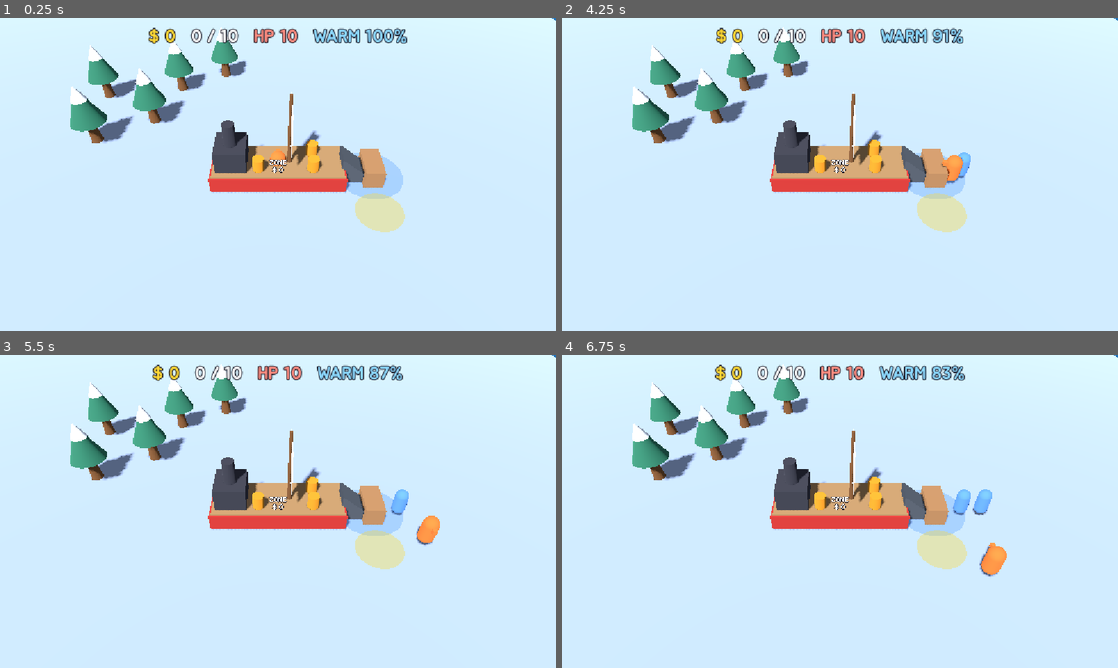
Above: before the commit, frames 1-4 (two rows, left to right).
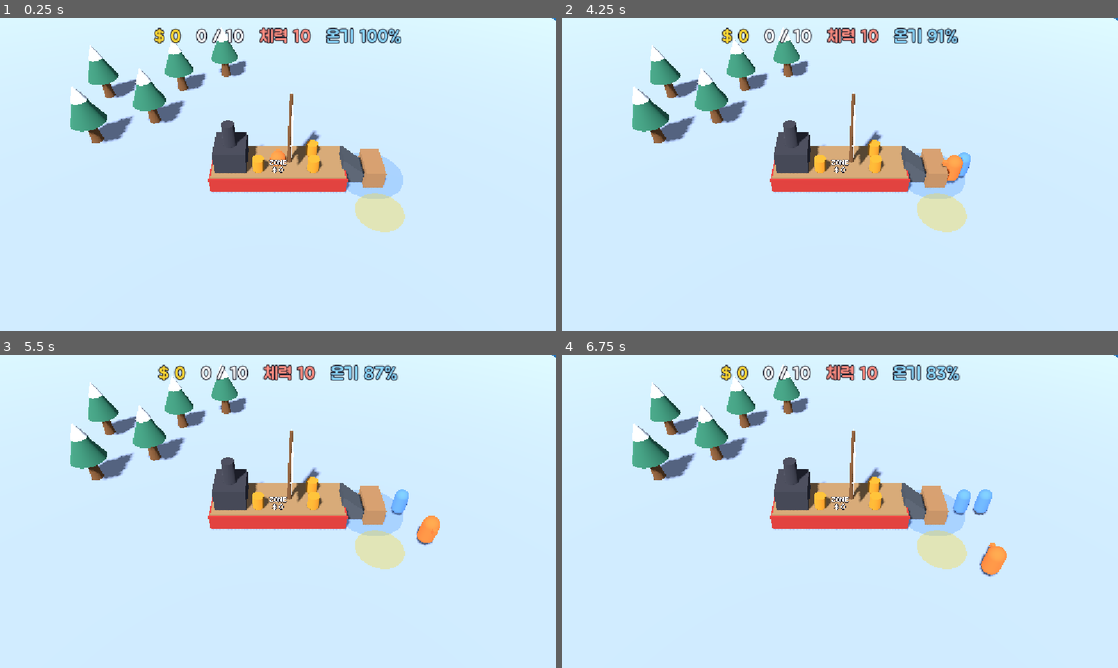
Above: after the commit, the same moments.

Repository: kimpro4214/FrostCamp
Game: Godot game, scene res://frost_camp/scenes/main.tscn
Two runs of this game, one before a commit and one after it. Both use one fixed random seed, a clock stepped at 60 frames per second and the inputs below.
Inputs (mouse positions are in pixels of both pictures, inside the frame that each line leads up to):
- Up to frame 1 (0.25 s): no input
- Up to frame 2 (4.25 s): tap Enter at 0.5 s; move the mouse to (962, 158) at 0.52 s; hold D 0.53-1.25 s; click (962, 158) at 0.67 s; drag from (728, 190) to (812, 237) at 1.27 s; move the mouse to (895, 105) at 2.02 s; hold D 2.03-2.75 s; drag from (812, 237) to (673, 127) at 2.77 s; move the mouse to (1006, 221) at 3.52 s; hold A from 3.53 s (still down)
- Up to frame 3 (5.5 s): release A at 4.25 s; drag from (111, 464) to (194, 433) at 4.27 s; move the mouse to (305, 511) at 5.02 s; hold S from 5.03 s (still down); click (305, 511) at 5.17 s
- Up to frame 4 (6.75 s): release S at 5.75 s; drag from (756, 433) to (728, 527) at 5.77 s; move the mouse to (962, 495) at 6.52 s; hold W from 6.53 s (still down)

The runs differ from the first frame. In frame 1, 1.7% of the frame differs, in the area x 26-74%, y 2-9%; in frame 2, 1.6%; in frame 3, 1.6%; in frame 4, 1.6%.
Error in both runs: Invalid call to function 'setup' in base 'Node3D (zone_view.gd)'. Expected 3 argument(s). (res://frost_camp/scenes/main.gd:40)

Commit message:
feat: 프로스트 캠프 HUD와 결과 화면 문구를 한글로 변경

Diff:
--- a/frost_camp/ui/hud.gd
+++ b/frost_camp/ui/hud.gd
@@ -21,15 +21,15 @@
 	_stack_label.text = "%d / %d" % [stack.items.size(), stack.capacity]
 	var player := sim.player
 	if player.dazed_left > 0.0:
-		_hp_label.text = "DAZED %.1f" % player.dazed_left
+		_hp_label.text = "기절 %.1f" % player.dazed_left
 		_hp_label.modulate = Color(0.7, 0.7, 0.75)
 	else:
-		_hp_label.text = "HP %d" % ceili(player.hp)
+		_hp_label.text = "체력 %d" % ceili(player.hp)
 		_hp_label.modulate = Color.WHITE
 	if player.warmth <= 0.0:
-		_warmth_label.text = "FROZEN"
+		_warmth_label.text = "꽁꽁 얼었다"
 	else:
-		_warmth_label.text = "WARM %d%%" % ceili(player.warmth / player.max_warmth * 100.0)
+		_warmth_label.text = "온기 %d%%" % ceili(player.warmth / player.max_warmth * 100.0)
 
 
 ## 돈이 들어오면 숫자가 툭 커졌다가 돌아온다.
--- a/frost_camp/ui/hud.tscn
+++ b/frost_camp/ui/hud.tscn
@@ -49,7 +49,7 @@
 theme_override_colors/font_outline_color = Color(0.1, 0.1, 0.15, 1)
 theme_override_constants/outline_size = 8
 theme_override_font_sizes/font_size = 36
-text = "HP 10"
+text = "체력 10"
 
 [node name="Warmth" type="Label" parent="Top"]
 layout_mode = 2
@@ -57,4 +57,4 @@
 theme_override_colors/font_outline_color = Color(0.1, 0.1, 0.15, 1)
 theme_override_constants/outline_size = 8
 theme_override_font_sizes/font_size = 36
-text = "WARM 100%"
+text = "온기 100%"
--- a/frost_camp/ui/result.gd
+++ b/frost_camp/ui/result.gd
@@ -11,7 +11,7 @@
 
 func show_result(sim: FrostSim) -> void:
 	var seconds := int(sim.time)
-	_stats.text = "TIME  %d:%02d\nEARNED  $%d\nBEARS  %d\nWORKERS  %d" % [
+	_stats.text = "플레이 시간  %d:%02d\n번 돈  $%d\n잡은 곰  %d마리\n고용한 일꾼  %d명" % [
 		seconds / 60, seconds % 60, sim.total_earned, sim.bears_killed, sim.workers.size()]
 	visible = true
 	$Center/Panel/Box/Again.grab_focus()
--- a/frost_camp/ui/result.tscn
+++ b/frost_camp/ui/result.tscn
@@ -45,13 +45,13 @@
 layout_mode = 2
 theme_override_colors/font_color = Color(1, 0.85, 0.3, 1)
 theme_override_font_sizes/font_size = 52
-text = "ESCAPED!"
+text = "섬 탈출 성공!"
 horizontal_alignment = 1
 
 [node name="Stats" type="Label" parent="Center/Panel/Box"]
 layout_mode = 2
 theme_override_font_sizes/font_size = 32
-text = "TIME  0:00"
+text = "플레이 시간  0:00"
 horizontal_alignment = 1
 
 [node name="Again" type="Button" parent="Center/Panel/Box"]
@@ -59,4 +59,4 @@
 layout_mode = 2
 size_flags_horizontal = 4
 theme_override_font_sizes/font_size = 30
-text = "PLAY AGAIN"
+text = "다시 하기"
